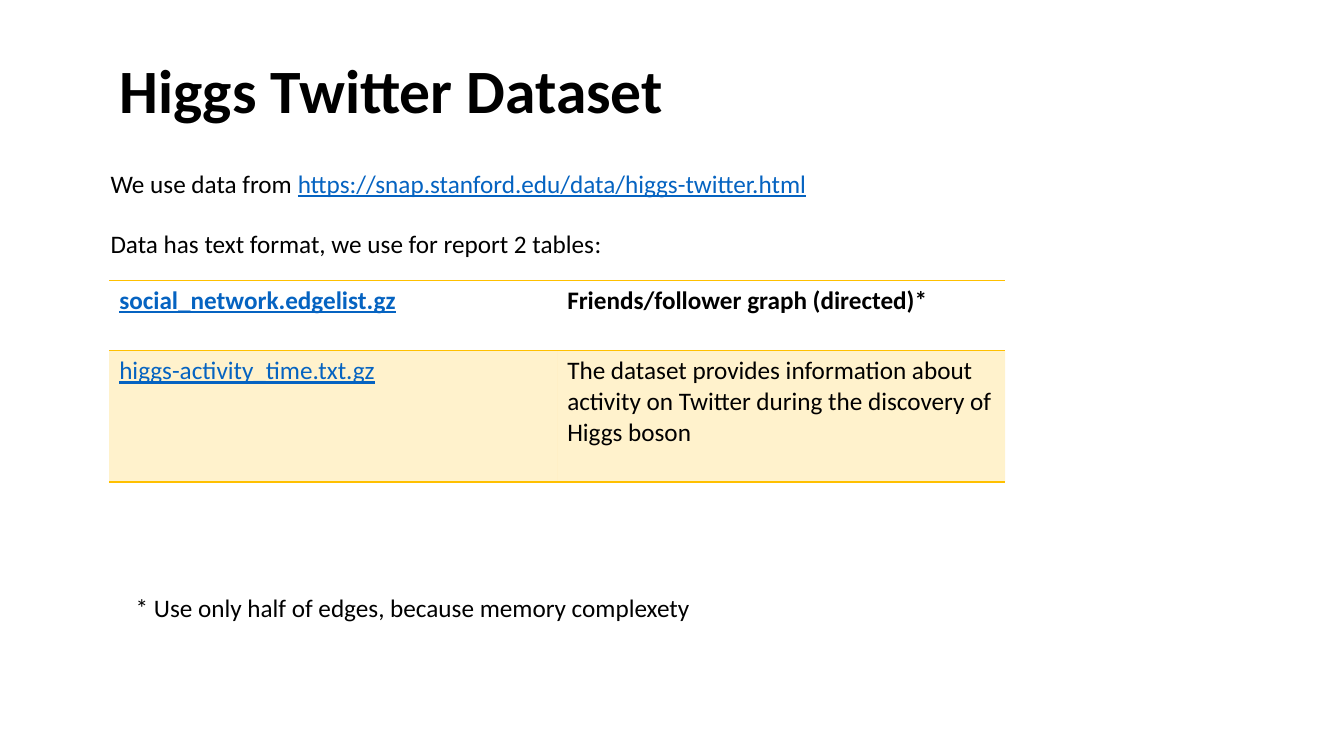
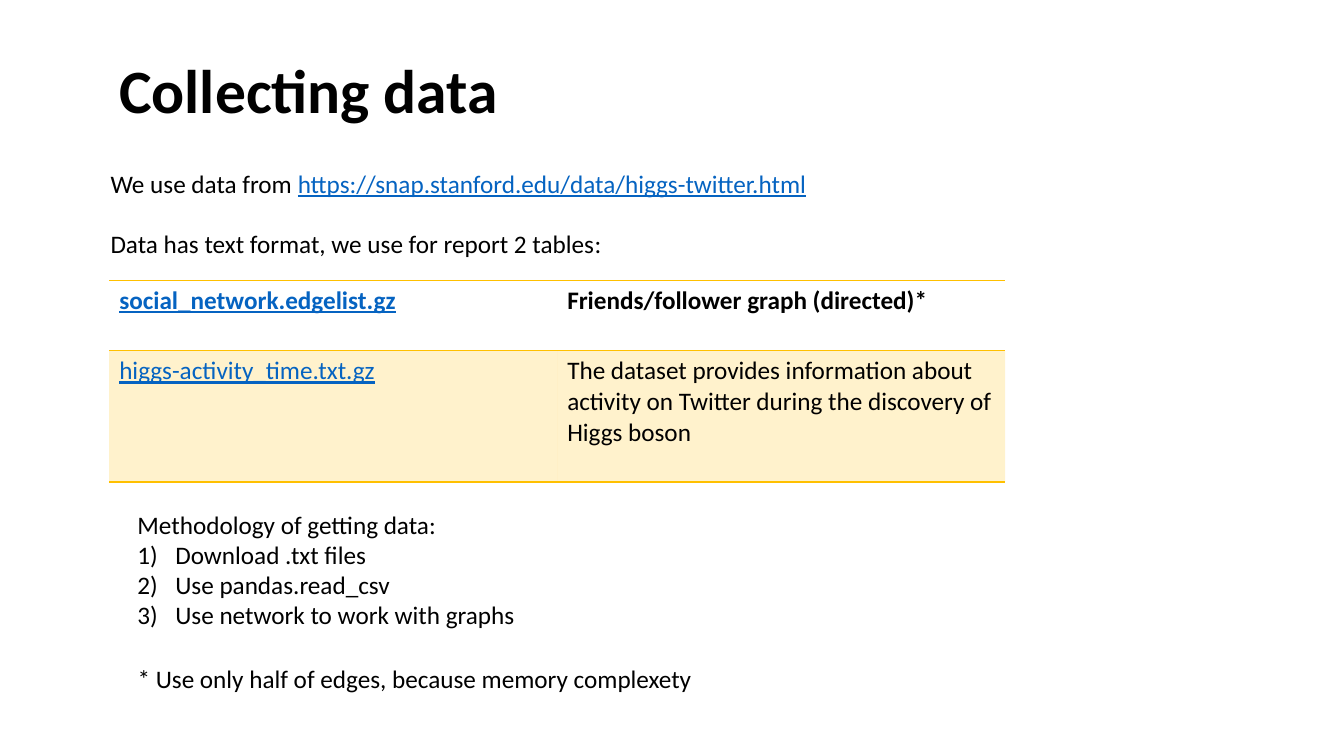
Before and after one commit to goshasty/rumor_analyze, a slide deck: slide 3 of Report.pptx. Drawn at 1344x756 pixels with LibreOffice and Linux fonts; fonts in the diff are those of the drawing. Boxes give left, top, right and bottom in pixels: in the first picture for what was removed or moved away, otherwise in the second. Text is boxed around its words. In the diff, an @@ line names an element or a change of style, - is before the commit and + after.

```diff
--- a/Report.pptx
+++ b/Report.pptx
@@ text at bbox=[119, 69, 498, 124]: text changed @@
-Higgs Twitter Dataset
+Collecting data
@@ text added at bbox=[137, 516, 514, 629], 18 pt, text #000000 @@
+Methodology of getting data:
+1) Download .txt files
+2) Use pandas.read_csv
+3) Use network to work with graphs
@@ text "* Use only half of ...": place and size @@
-text "* Use only half of ..." at bbox=[154, 599, 689, 622]
+text "* Use only half of ..." at bbox=[156, 670, 691, 693]
```
Also in this commit, not shown: 1 other slide changed, 3 slides added, 1 slide removed.
